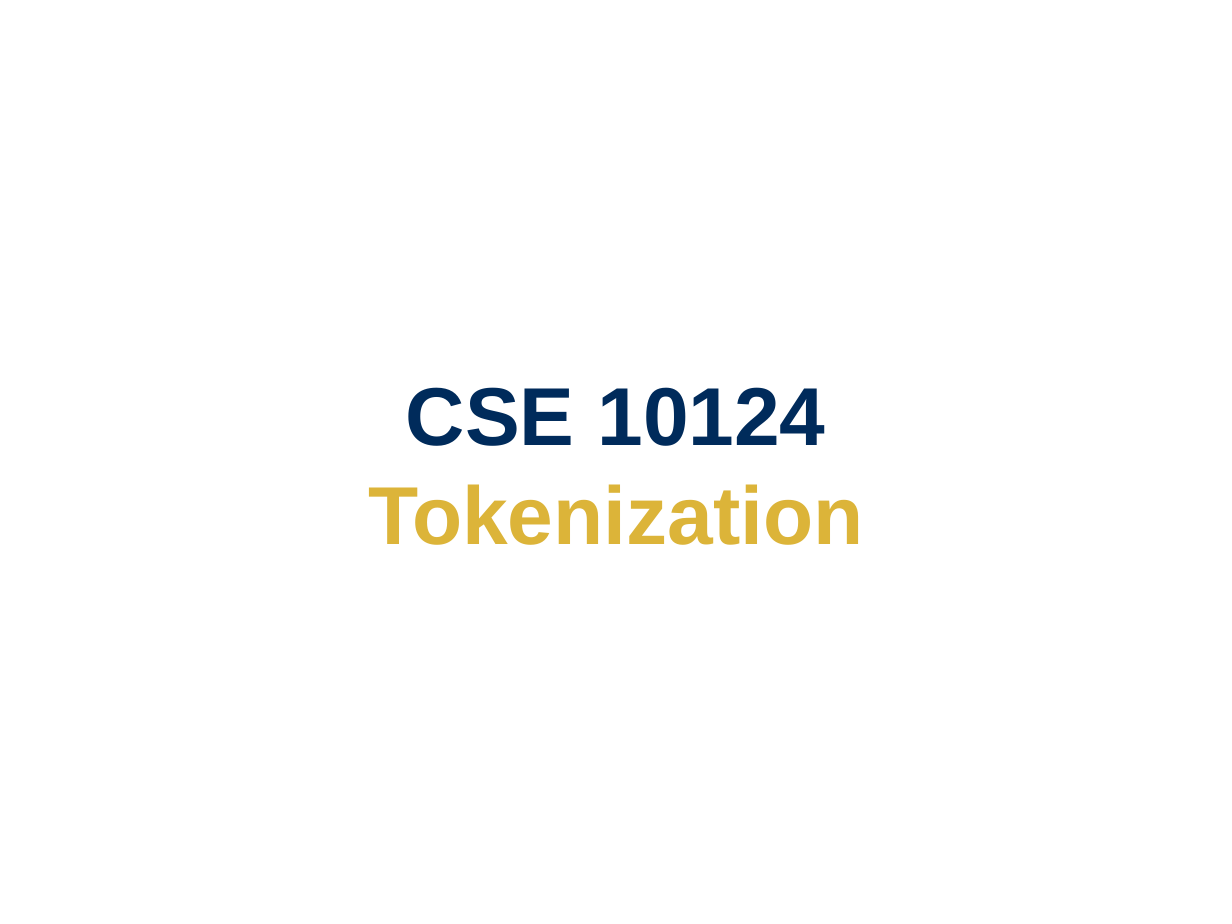
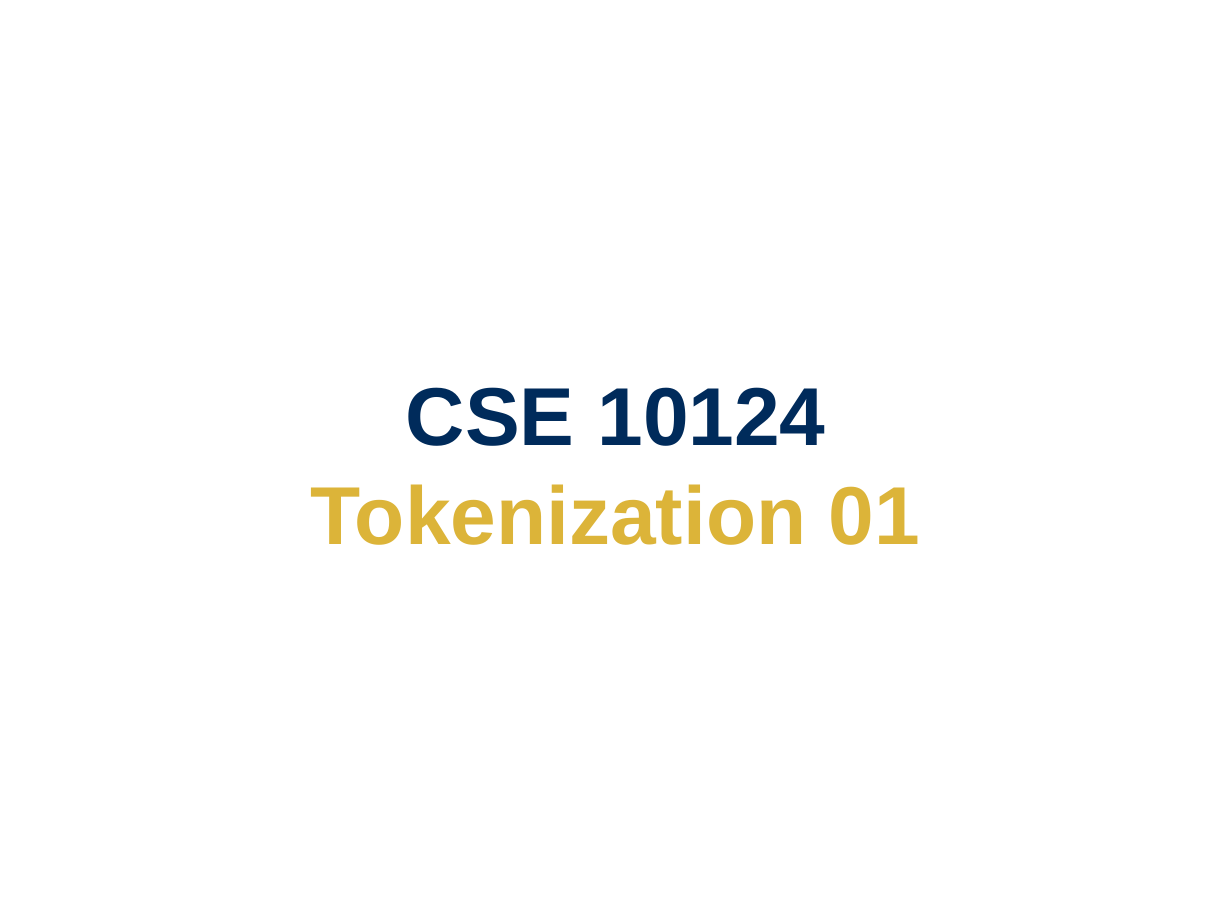
Before and after one commit to wtheisen/nd-cse-10124-lectures, a slide deck: slide 8 of Blank/Lecture_03_ Tokenization.pptx. Drawn at 1232x924 pixels with LibreOffice and Linux fonts; fonts in the diff are those of the drawing. Boxes give left, top, right and bottom in pixels: in the first picture for what was removed or moved away, otherwise in the second. Text is boxed around its words. In the diff, an @@ line names an element or a change of style, - is before the commit and + after.

```diff
--- a/Blank/Lecture_03_ Tokenization.pptx
+++ b/Blank/Lecture_03_ Tokenization.pptx
@@ title at [311,387,920,545]: text changed @@
-CSE 10124
-Tokenization
+CSE 10124
+Tokenization 01
```
Also in this commit, not shown: 3 other files.
